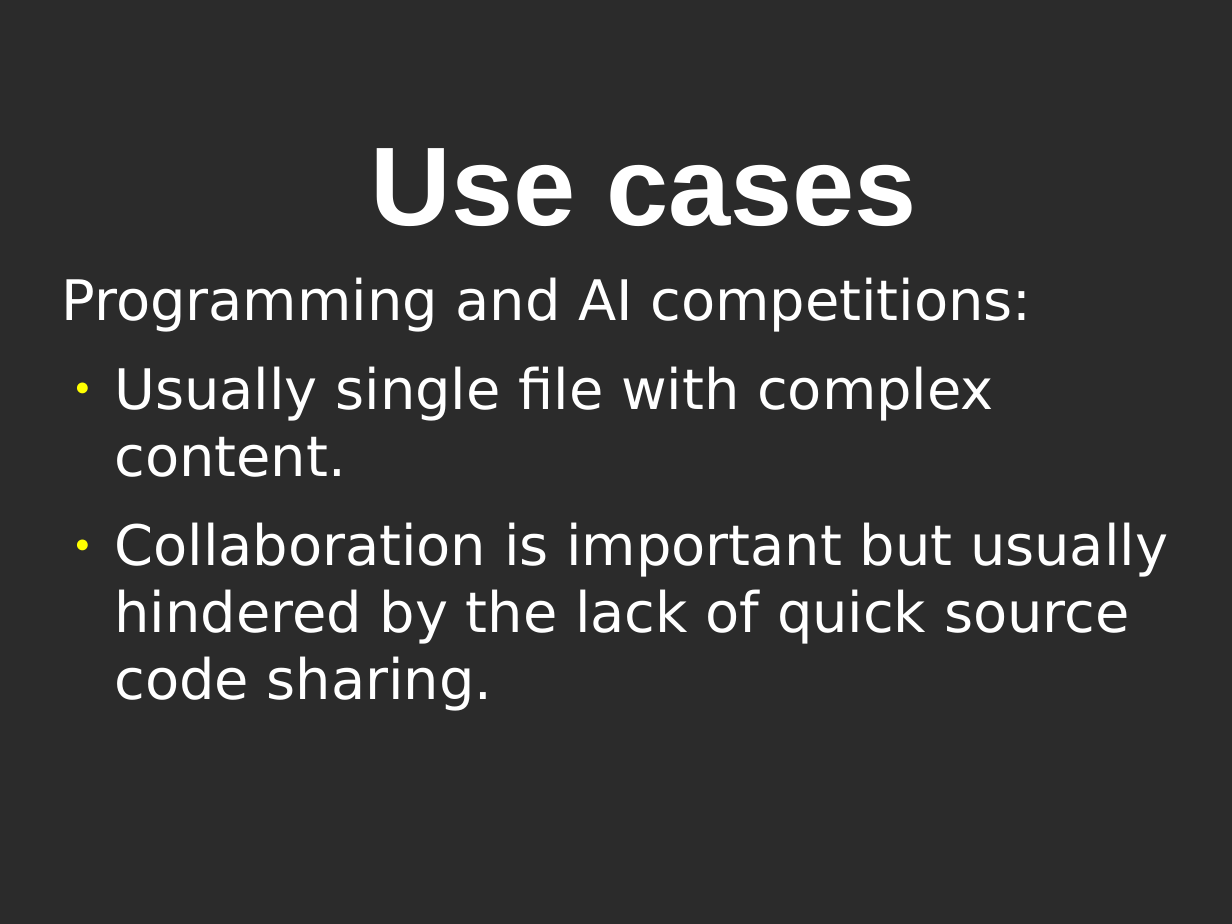
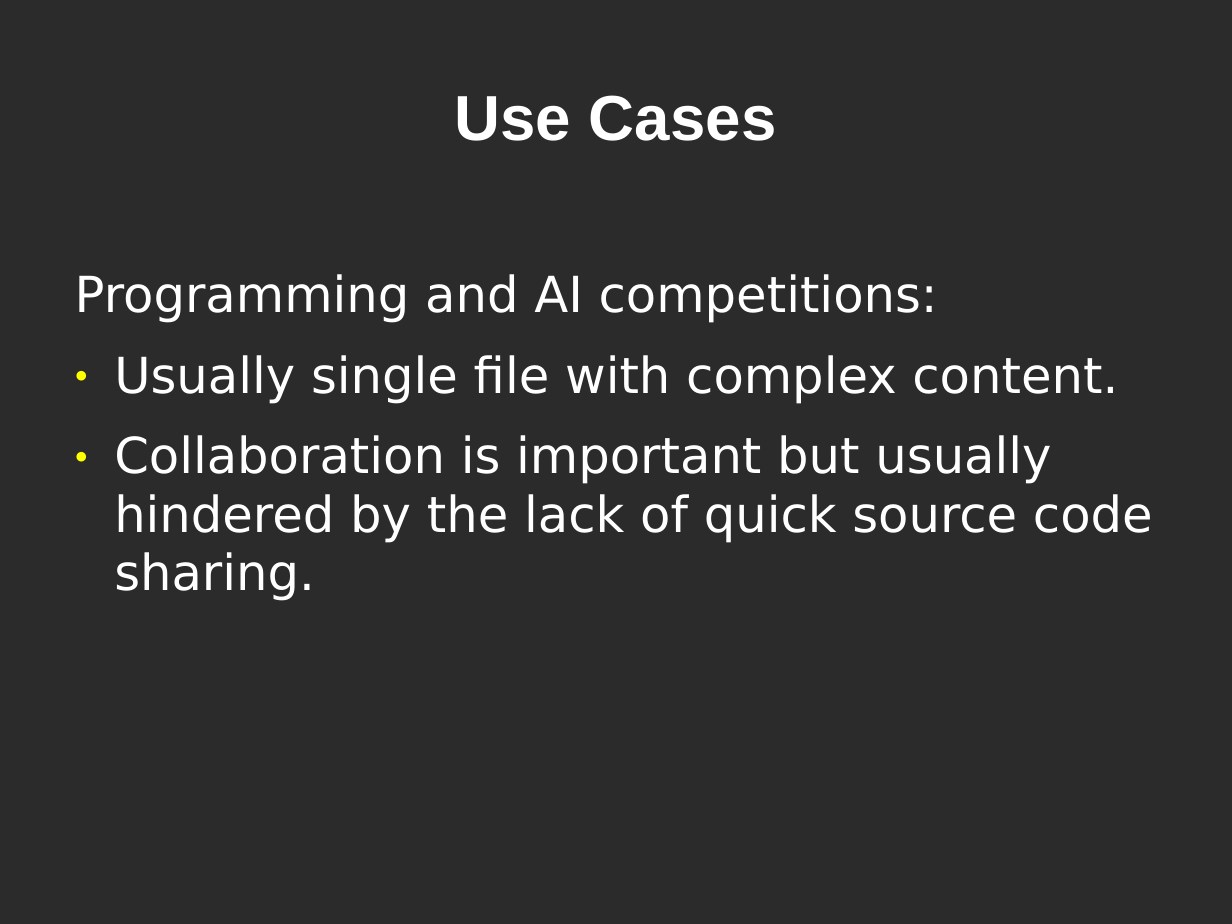
Before and after one commit to CoNetPad/CoNetPad, a slide deck: slide 7 of docs/Deliverable1/Presentation/Presentation1.odp (slide 5 before the commit). Drawn at 1232x924 pixels with LibreOffice and Linux fonts; fonts in the diff are those of the drawing; background and template pictures are left out; a plain dark background stands for a picture behind light text. Boxes give left, top, right and bottom in pixels: in the first picture for what was removed or moved away, otherwise in the second. Text is boxed around its words. In the diff, an @@ line names an element or a change of style, - is before the commit and + after.

```diff
--- a/docs/Deliverable1/Presentation/Presentation1.odp
+++ b/docs/Deliverable1/Presentation/Presentation1.odp
@@ title at (455, 95, 776, 141): text changed; size 72 to 41 pt @@
-Use cases
+Use Cases
@@ text "Programming and AI competitions:" at (75, 274, 1153, 601): size 36 to 32 pt; indent changed; line spacing 1 to 0.98 @@
```
Also in this commit, not shown: 13 other slides changed, 3 slides added, 2 slides removed, 1 other file.
